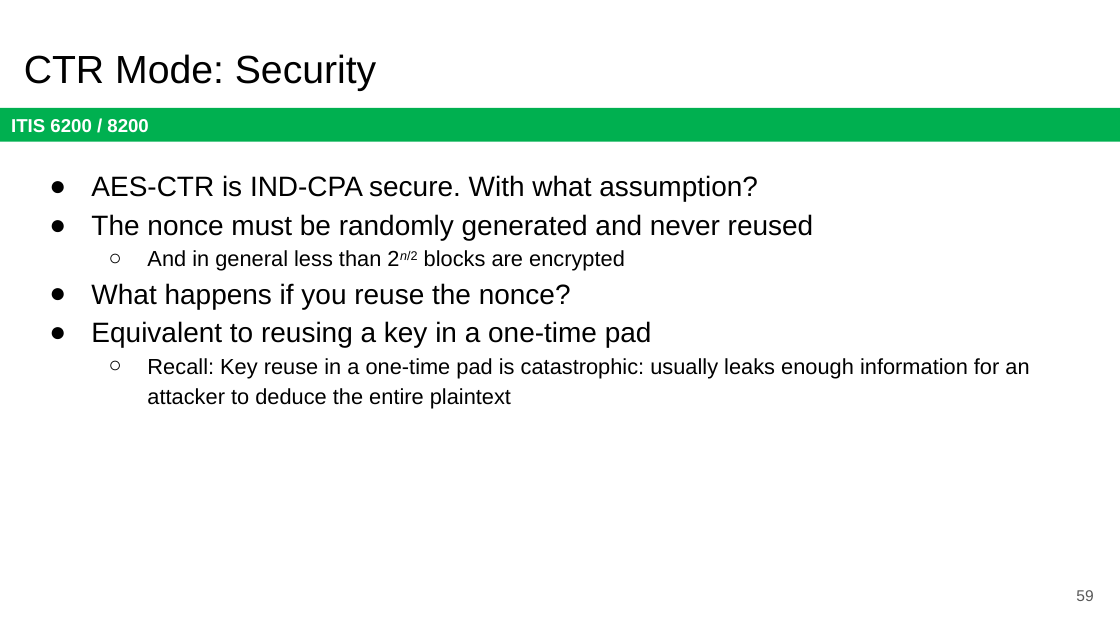
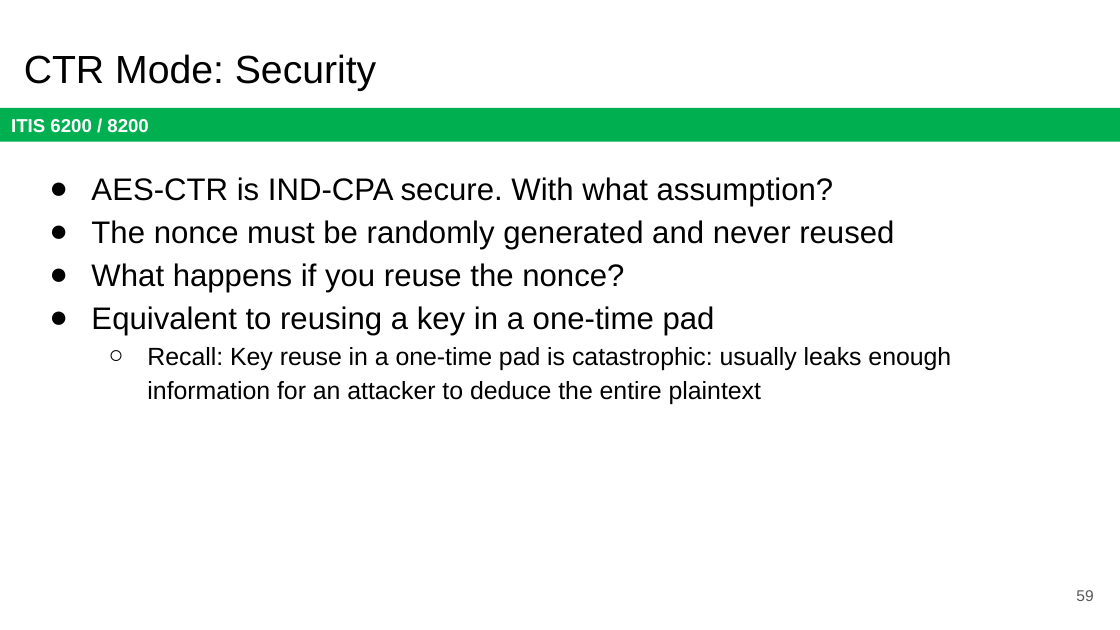
Before and after one commit to jx5c/github.io, a slide deck: slide 59 of teaching/ITIS6200/2023fa/lectures/lec03.pptx. Drawn at 1120x630 pixels with LibreOffice and Linux fonts; fonts in the diff are those of the drawing. Boxes give left, top, right and bottom in pixels: in the first picture for what was removed or moved away, otherwise in the second. Text is boxed around its words. In the diff, an @@ line names an element or a change of style, - is before the commit and + after.

```diff
--- a/teaching/ITIS6200/2023fa/lectures/lec03.pptx
+++ b/teaching/ITIS6200/2023fa/lectures/lec03.pptx
@@ text "AES-CTR is IND-CPA secure. With ..." at [91, 177, 951, 404]: size 18 to 20 pt in "AES-CTR is IND-CPA secure. With what assumption?", "The nonce must be randomly generated and ...", "What happens if you reuse the nonce?", "Equivalent to reusing a key in a ..."; size 14 to 16 pt in "Recall: Key reuse in a one-time pad ..." @@
@@ text at [147, 250, 625, 271]: paragraph removed @@
-  ○ And in general less than 2n/2 blocks are encrypted
```
Also in this commit, not shown: 25 other slides changed, 1 other file.
